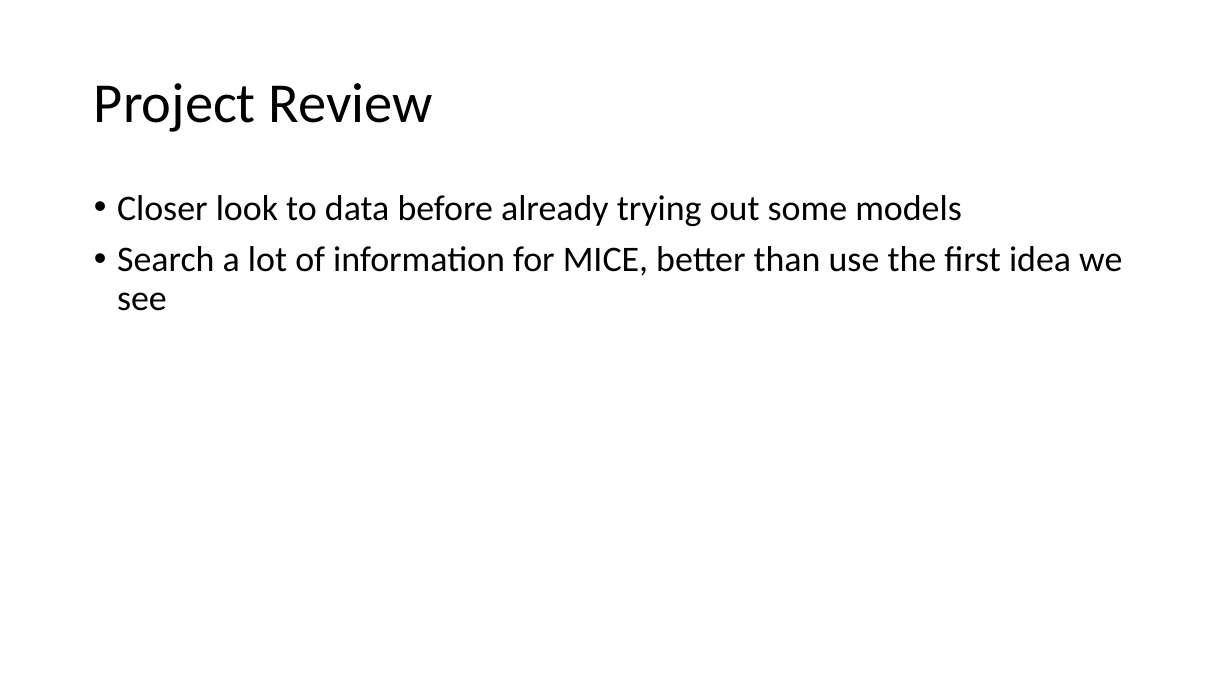
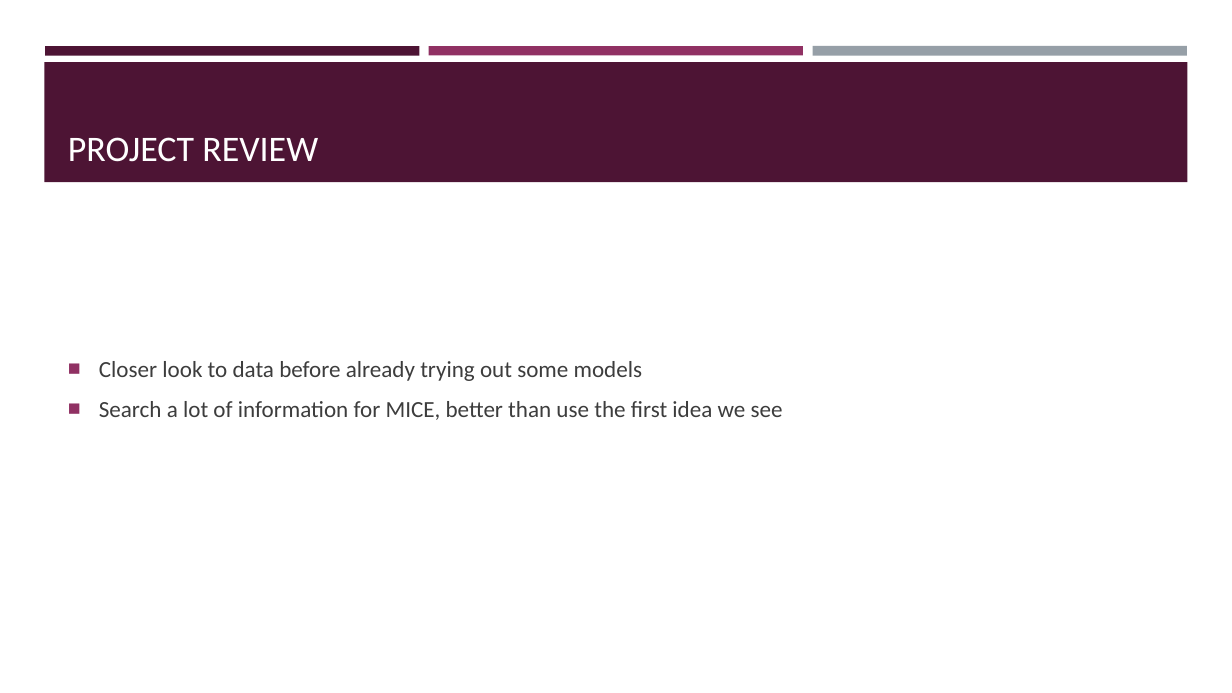
Before and after one commit to AlderCoder/Snow-finches, a slide deck: slide 16 of Final Presentation.pptx (slide 10 before the commit). Drawn at 1232x693 pixels with LibreOffice and Linux fonts; fonts in the diff are those of the drawing. Boxes give left, top, right and bottom in pixels: in the first picture for what was removed or moved away, otherwise in the second. Text is boxed around its words. In the diff, an @@ line names an element or a change of style, - is before the commit and + after.

```diff
--- a/Final Presentation.pptx
+++ b/Final Presentation.pptx
@@ rectangle added at (45,46,420,55), fill #4D1434 @@
@@ rectangle added at (429,46,803,55), fill #903163 @@
@@ rectangle added at (812,46,1187,56), fill #969FA7 @@
@@ rectangle added at (44,62,1188,182), fill #4D1434 @@
@@ title "PROJECT REVIEW" at (68,137,318,162): vertical alignment middle to bottom @@
@@ title at (68,137,318,162): text changed; size 44 to 28 pt; text colour #000000 to #FFFFFF @@
-Project Review
+PROJECT REVIEW
@@ text "Closer look to data before ...": place and size @@
-text "Closer look to data before ..." at (117,195,1122,311)
+text "Closer look to data before ..." at (99,361,783,420)
@@ text "Closer look to data before ..." at (99,361,783,420): size 28 to 18 pt, text colour #000000 to #3D3D3D; bullet • to ■; line spacing 0.9 to 1; vertical alignment top to middle @@
```
Also in this commit, not shown: 4 other slides changed, 11 slides added, 5 slides removed, 5 other files.
